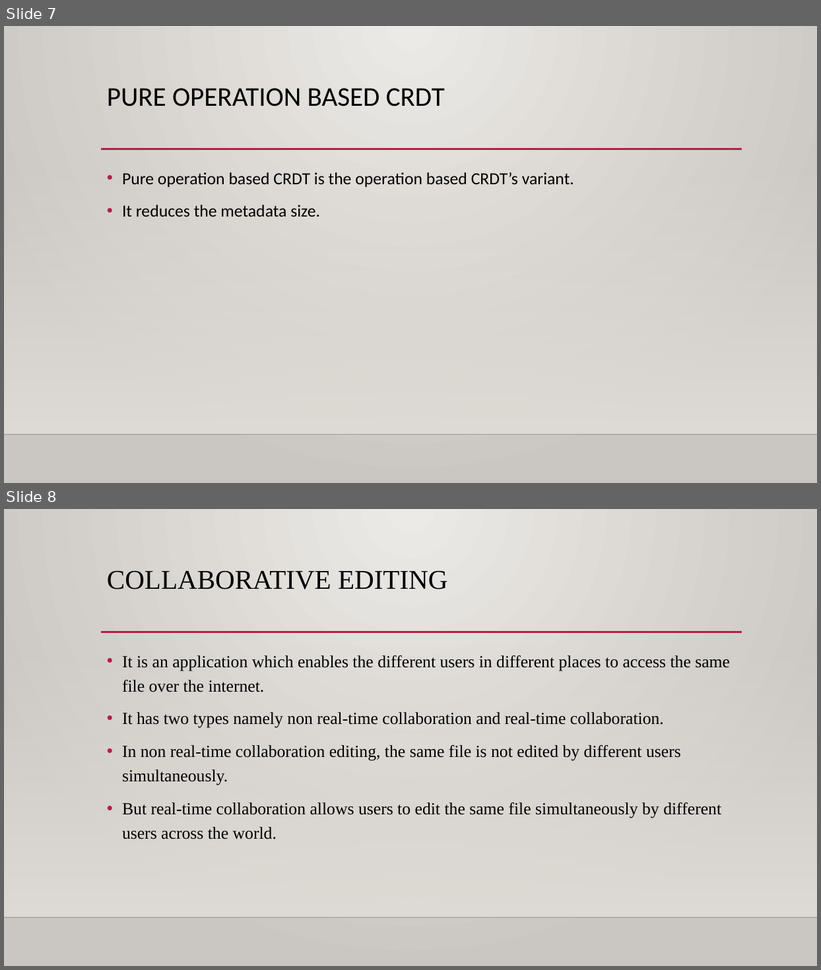
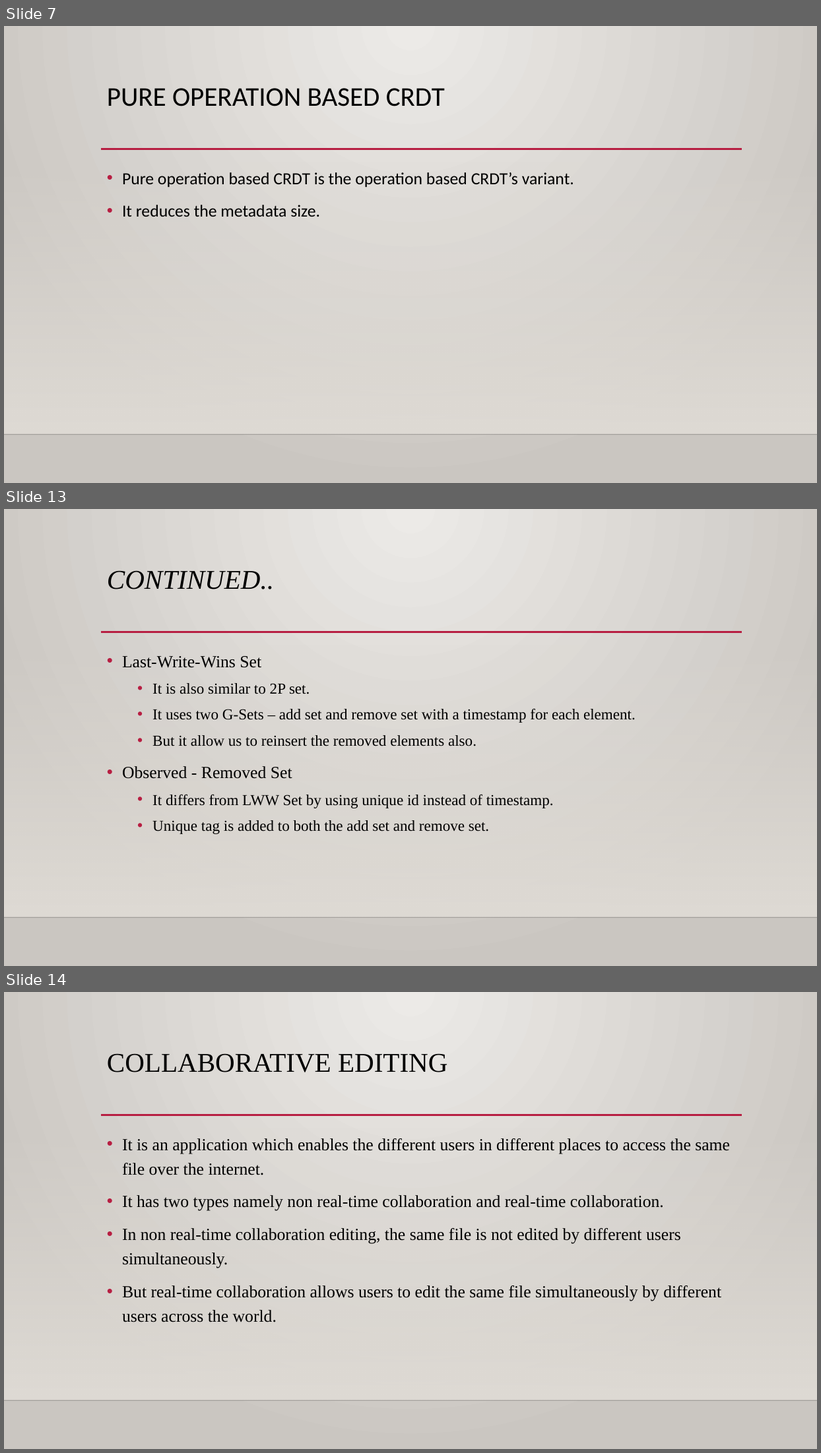
Before and after one commit to azhagumathi/task, a slide deck: crdt.pptx. Shown one above the other, each under a label of ours: slides 7 and 8 before the commit, slides 7, 13 and 14 after it; the slides between them are not shown. The pictures are 821x970 and 821x1453 pixels, drawn with LibreOffice and Linux fonts; fonts in the diff are those of the drawing; background and template pictures are left out. Boxes give left, top, right and bottom in pixels: in the first picture for what was removed or moved away, otherwise in the second. Text is boxed around its words. In the diff, an @@ line names an element or a change of style, - is before the commit and + after.

```diff
--- a/crdt.pptx
+++ b/crdt.pptx
@@ slide 13 added at [4,509,817,966], background gradient #ECEAE7 to #CAC7C1; not listed: 3 template elements that a slide beside it also shows @@
@@ title added at [107,571,274,590], 32 pt, text #000000, italic @@
+CONTINUED..
@@ text added at [122,656,636,834], 18 pt, text #000000 @@
+• Last-Write-Wins Set
+  • It is also similar to 2P set.
+  • It uses two G-Sets – add set and remove set with a timestamp for each element.
+  • But it allow us to reinsert the removed elements also.
+• Observed - Removed Set
+  • It differs from LWW Set by using unique id instead of timestamp.
+  • Unique tag is added to both the add set and remove set.
@@ what was slide 8 is now slide 14 @@
```
Also in this commit, not shown: 8 slides changed, 8 other slides added, 3 slides removed.
